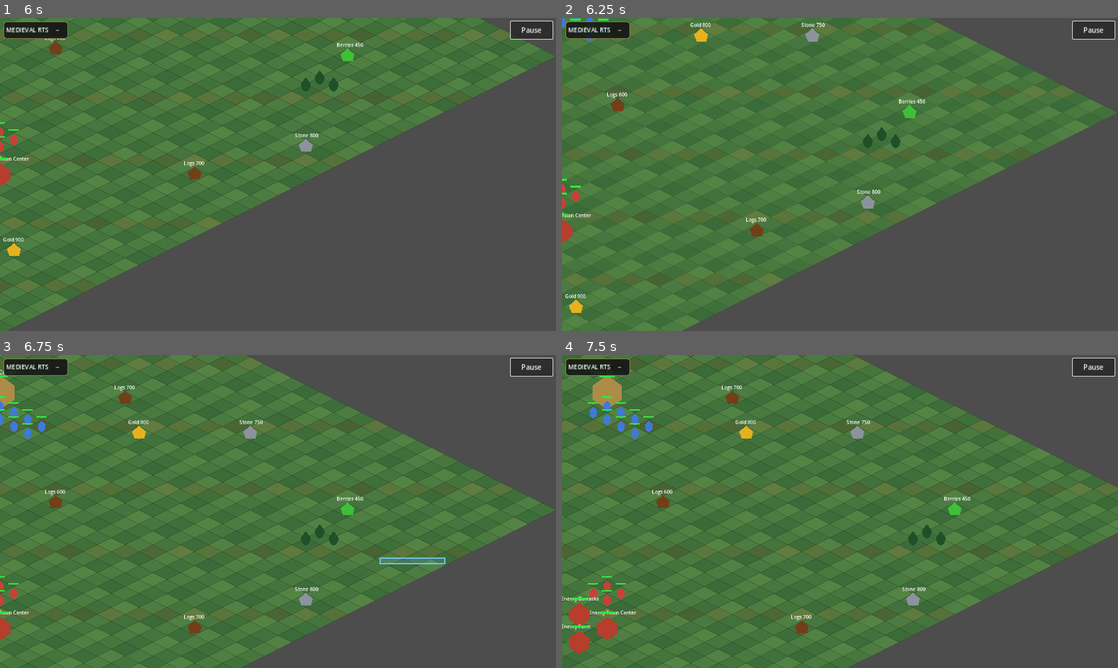
Above: before the commit, frames 1-4 (two rows, left to right).
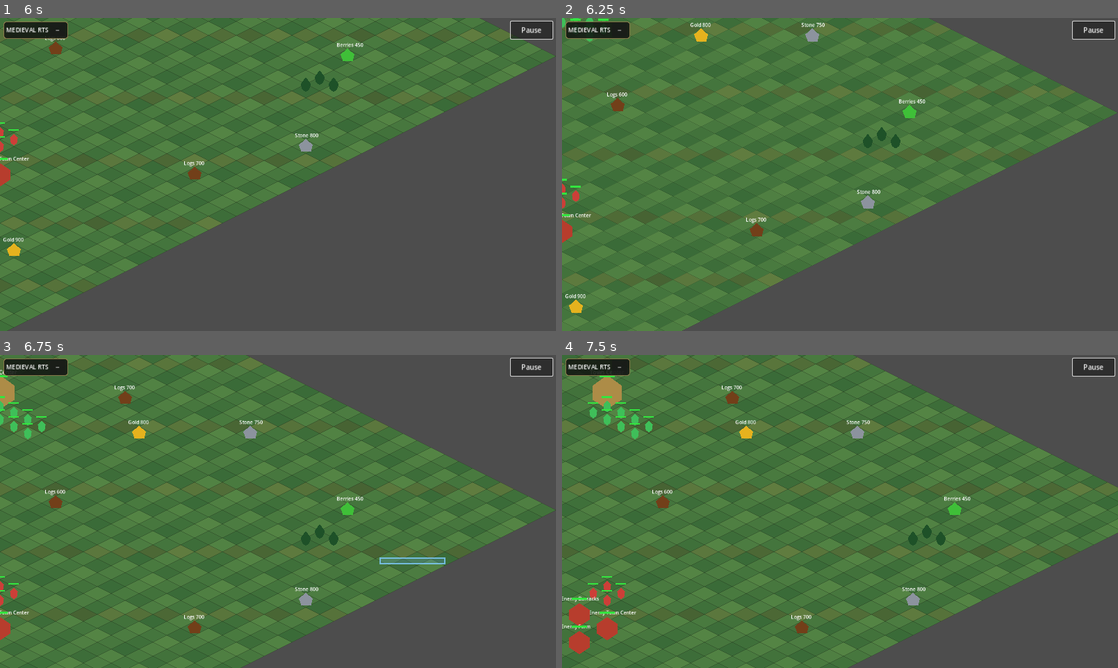
Above: after the commit, the same moments.

Repository: noub1234567-cmd/Medieval-RTS-Test
Game: Godot game, scene res://scenes/main.tscn
The game is run twice, just before and just after one commit, with the same random seed, the same clock (stepped at 60 frames per second) and the same inputs.
Inputs (mouse positions are in pixels of both pictures, inside the frame that each line leads up to):
- Up to frame 1 (6 s): click "Infantry" at 0.5 s; click "Archer" at 1.25 s; click "Cavalry" at 2 s; click "Heavy Inf." at 2.75 s; click "−" at 3.5 s; click "Pause" at 4.25 s; click "Resume" at 5 s; move the mouse to (250, 237) at 5.77 s; hold W from 5.78 s (still down); click (250, 237) at 5.92 s
- Up to frame 2 (6.25 s): keep holding W
- Up to frame 3 (6.75 s): release W at 6.5 s; drag from (444, 558) to (250, 574) at 6.52 s
- Up to frame 4 (7.5 s): move the mouse to (673, 464) at 7.27 s; hold A from 7.28 s (still down)

Frame 1 is identical in both runs. In frame 2, less than 0.1% of the frame differs, in the area x 0-6%, y 0-8%; in frame 3, 0.2%; in frame 4, 0.3%, in the area x 4-17%, y 14-27%.

Commit message:
Differentiate worker and soldier unit colors

Diff:
--- a/scripts/unit.gd
+++ b/scripts/unit.gd
@@ -72,7 +72,14 @@
 	update_health_bar()
 
 func team_color()->Color:
-	return Color(0.25,0.48,0.85) if team==0 else Color(0.8,0.25,0.22)
+	if team!=0:return Color(0.8,0.25,0.22)
+	if soldier_data==null:return Color(0.25,0.75,0.35) # Workers: green
+	match soldier_data.unit_id:
+		"light_infantry":return Color(0.25,0.48,0.85) # Blue
+		"heavy_infantry":return Color(0.9,0.25,0.2) # Red
+		"archer":return Color(1.0,0.78,0.2) # Yellow
+		"cavalry":return Color(0.65,0.3,0.85) # Purple
+	return Color(0.25,0.48,0.85)
 
 func set_team(t:int)->void:
 	team=t
@@ -88,6 +95,7 @@
 	attack_range=data.attack_range
 	detection_range=data.detection_range
 	attack_cooldown=data.attack_cooldown
+	if is_instance_valid(body):body.color=team_color()
 	update_health_bar()
 
 func set_selected(v:bool)->void:
